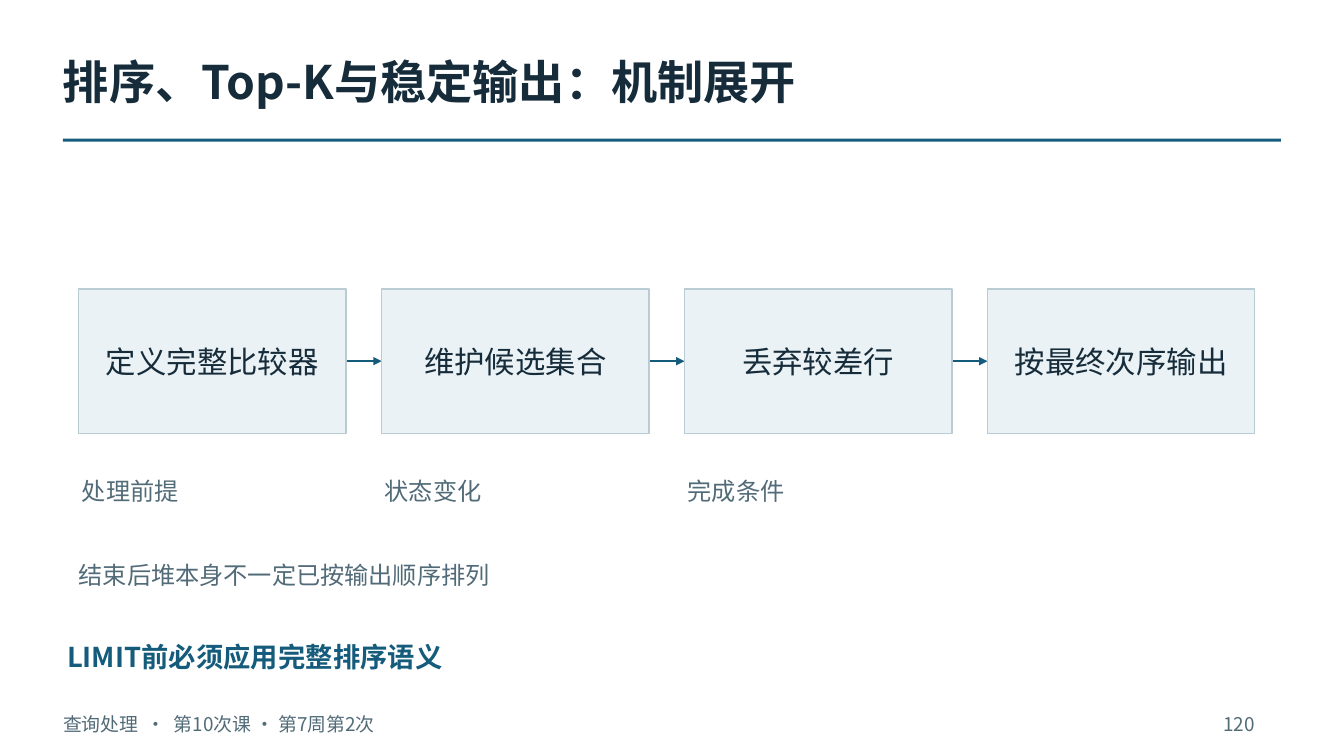
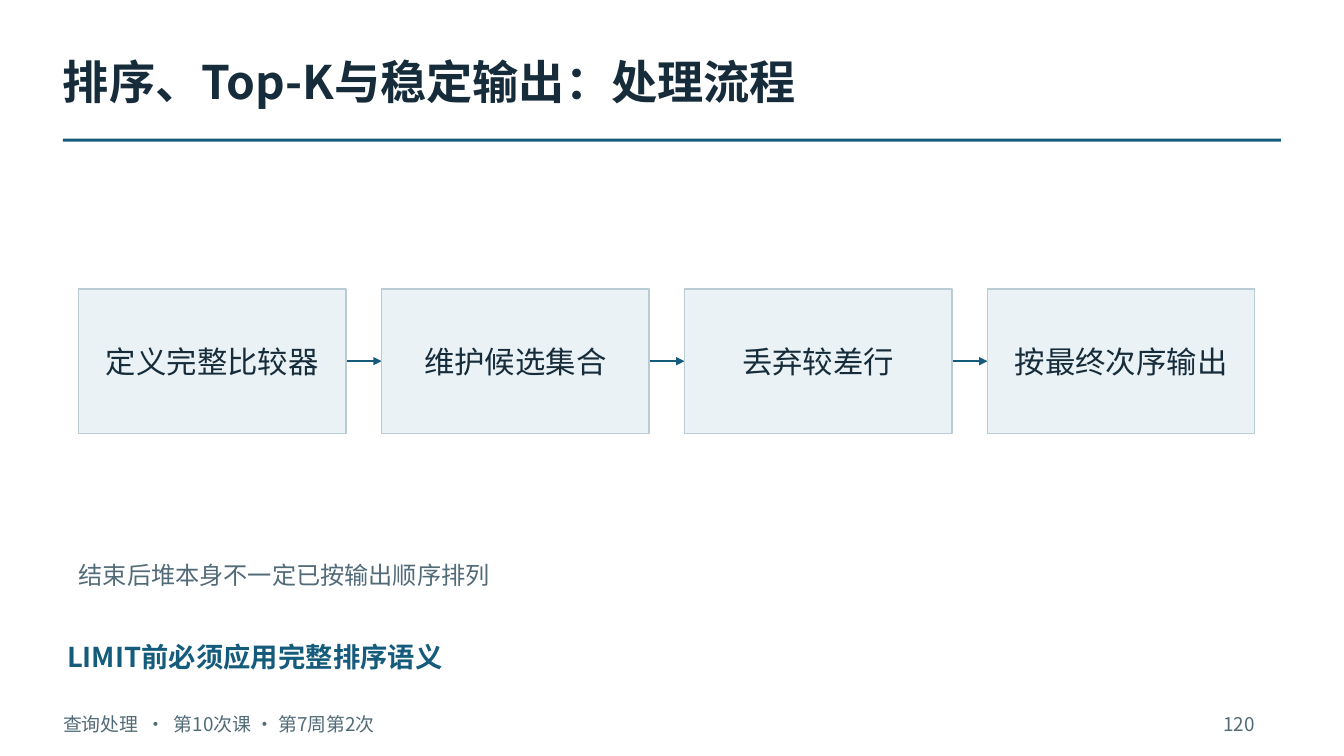
Before and after one commit to intellistream/database-kernel-course-student, a slide deck: slide 120 of 01_课件（第6版）/03_查询处理.pptx. Drawn at 1344x756 pixels with LibreOffice and Linux fonts; fonts in the diff are those of the drawing. Boxes give left, top, right and bottom in pixels: in the first picture for what was removed or moved away, otherwise in the second. Text is boxed around its words. In the diff, an @@ line names an element or a change of style, - is before the commit and + after.

```diff
--- a/01_课件（第6版）/03_查询处理.pptx
+++ b/01_课件（第6版）/03_查询处理.pptx
@@ text at (x1=63, y1=59, x2=796, y2=109): text changed @@
-排序、Top-K与稳定输出：机制展开
+排序、Top-K与稳定输出：处理流程
@@ text removed at (x1=82, y1=479, x2=179, y2=502) @@
-处理前提
@@ text removed at (x1=385, y1=479, x2=482, y2=502) @@
-状态变化
@@ text removed at (x1=688, y1=479, x2=785, y2=502) @@
-完成条件
```
Also in this commit, not shown: 149 other slides changed, 6 other files.
